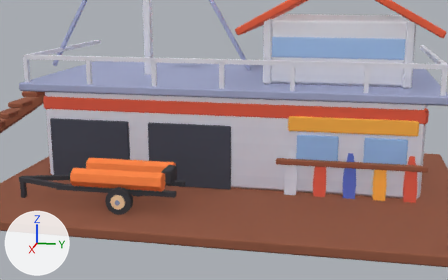
The glTF model public/assets/toycar/set-surf-club.glb, before and after one commit.
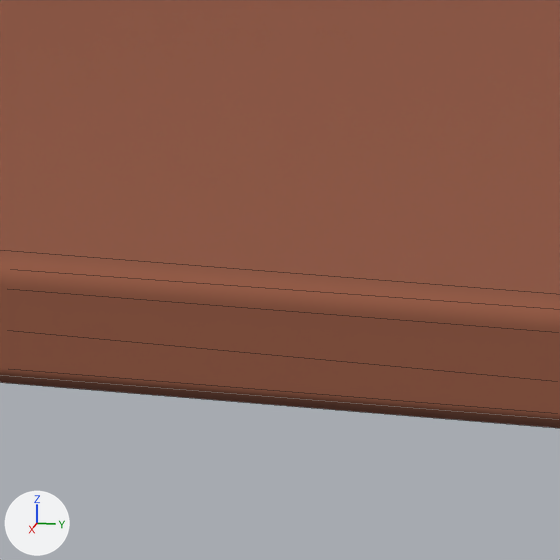
Each version appears first from a camera (50 mm lens) standing at (8.32, 1.66, 2.93) and looking at (-0.33, -0.07, 0.77), and next in a close-up on the part from 46% to 56% of the width and 77% to 94% of the height. Lighting does not change. The marker at lower left points along +X, +Y and +Z. The older version's two pictures come first. The close-ups show mesh edges as thin lines. Where no turn or scale is listed for an object, it has been applied to the vertices.

Names of what the first close-up shows: 'club'.
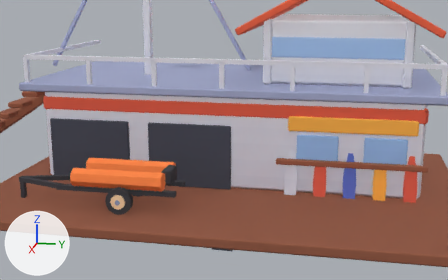
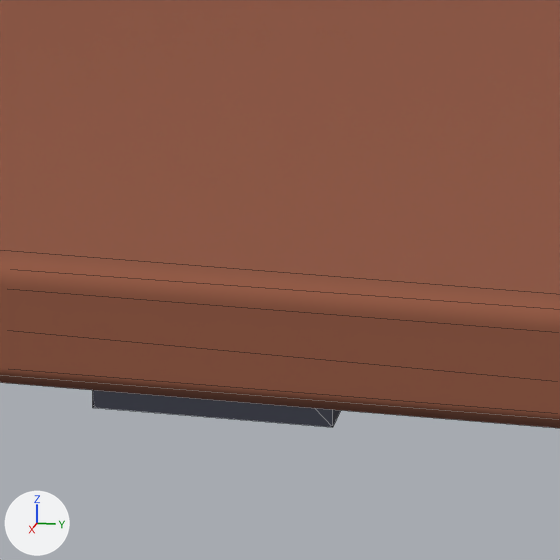
Location of each change, (x1, y1, x2, y2) in pixels of the close-ups (560 x 560 px):
'drape_foot', added: after (93, 390, 340, 427)

What the commit changed:
Mesh me_drape_foot is new.
It is a box spanning x -0.15..0.15, y -0.15..0.15, z -0.15..0.15.
It uses material mat_colormap (picture img_colormap_png).
Object 'drape_foot' (ob_drape_foot) is new; it shows me_drape_foot.
Its location is (0.0, 0.0, -0.6).
